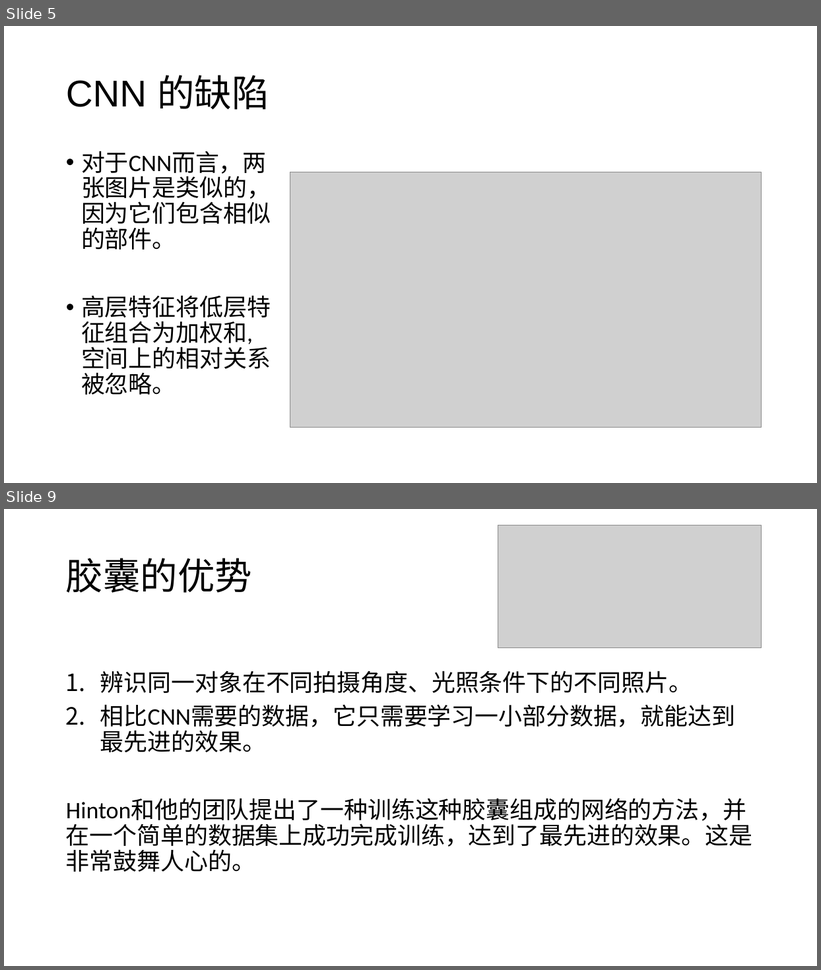
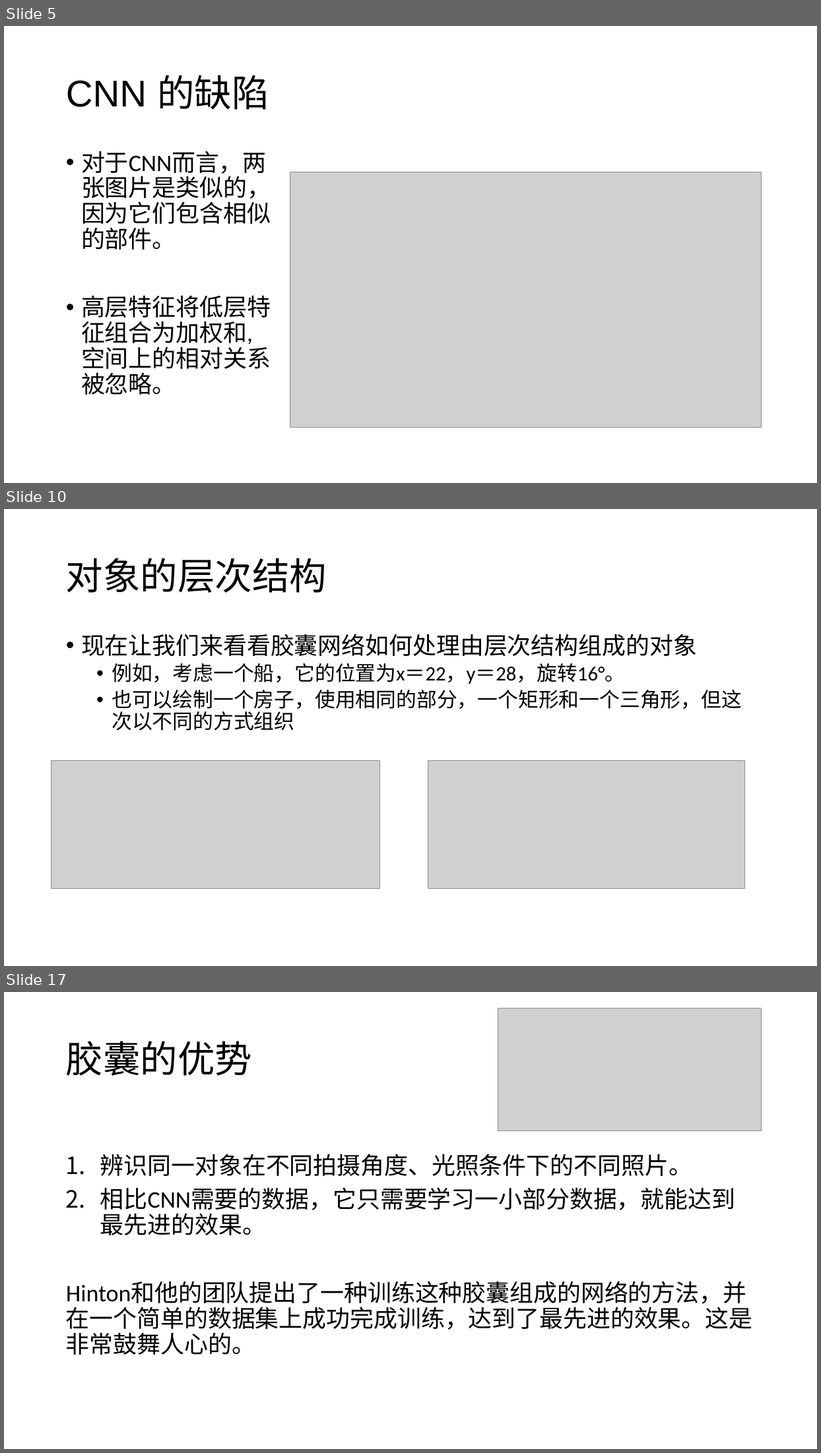
Before and after one commit to foamliu/Learning-DL, a slide deck: capsnet/CapsNet.pptx. Shown one above the other, each under a label of ours: slides 5 and 9 before the commit, slides 5, 10 and 17 after it; the slides between them are not shown. The pictures are 821x970 and 821x1453 pixels, drawn with LibreOffice and Linux fonts; fonts in the diff are those of the drawing; grey boxes stand for pictures. Boxes give left, top, right and bottom in pixels: in the first picture for what was removed or moved away, otherwise in the second. Text is boxed around its words. In the diff, an @@ line names an element or a change of style, - is before the commit and + after.

```diff
--- a/capsnet/CapsNet.pptx
+++ b/capsnet/CapsNet.pptx
@@ slide 10 added at (4, 509, 817, 966), background #FFFFFF @@
@@ title added at (66, 558, 327, 593), 44 pt, text #000000 @@
+对象的层次结构
@@ text added at (81, 634, 742, 731), 24 pt, text #000000 @@
+• 现在让我们来看看胶囊网络如何处理由层次结构组成的对象
+  • 例如，考虑一个船，它的位置为x＝22，y＝28，旋转16°。
+  • 也可以绘制一个房子，使用相同的部分，一个矩形和一个三角形，但这次以不同的方式组织
@@ picture added at (51, 761, 380, 889) @@
@@ picture added at (428, 761, 745, 889) @@
@@ what was slide 9 is now slide 17 @@
```
Also in this commit, not shown: 5 slides changed, 9 other slides added, 2 slides removed, 1 other file.
